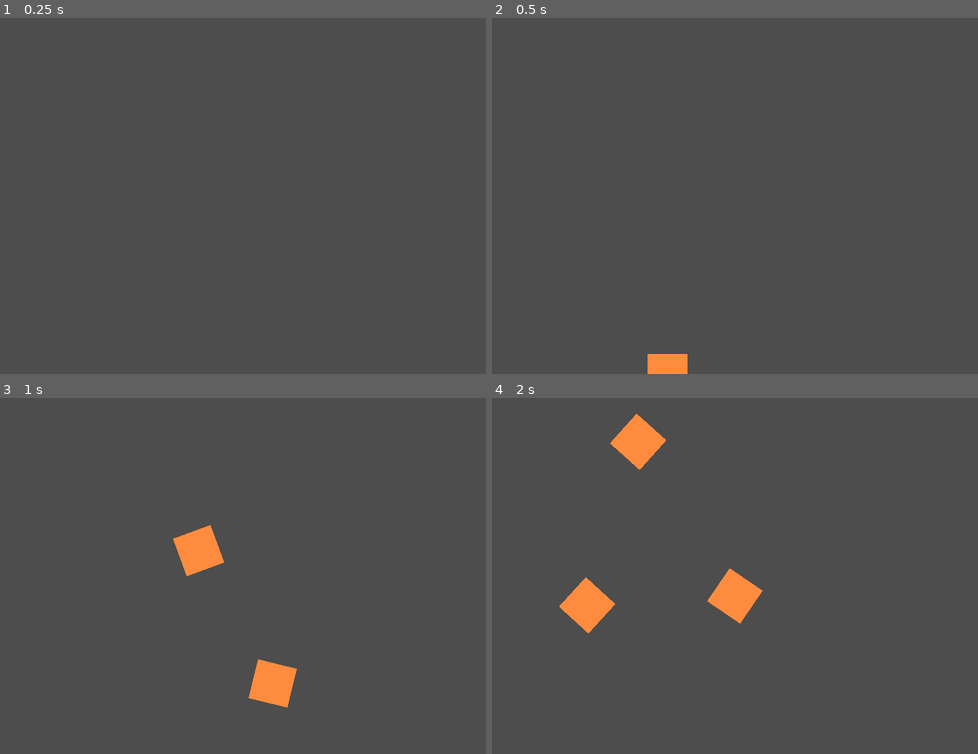
Above: before the commit, frames 1-4 (two rows, left to right).
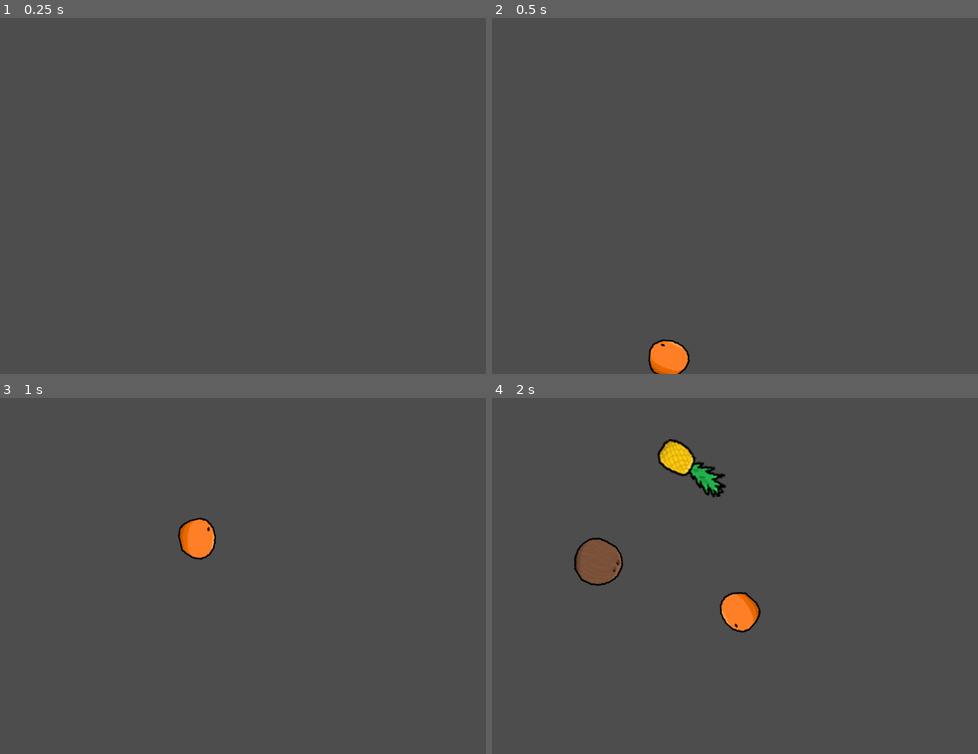
Above: after the commit, the same moments.

Repository: leafcabral/leafs-arcade
Game: Godot game, scene res://main/game_root.tscn
Two runs of this game, one before a commit and one after it. Both use one fixed random seed, a clock stepped at 60 frames per second and the inputs below.
Inputs (mouse positions are in pixels of both pictures, inside the frame that each line leads up to):
- Up to frame 1 (0.25 s): no input
- Up to frame 2 (0.5 s): no input
- Up to frame 3 (1 s): move the mouse to (354, 547) at 0.52 s
- Up to frame 4 (2 s): move the mouse to (637, 586) at 1.27 s

Frame 1 is identical in both runs. In frame 2, 0.5% of the frame differs, in the area x 32-41%, y 90-100%; in frame 3, 1.7%; in frame 4, 4.8%, in the area x 13-56%, y 4-67%.

Commit message:
feat(fruit_ninja): add fruit sprites
Create custom resource FruitSpriteData for each fruit.

Create fruits sprites and its resources.

Diff:
--- a/4-fruit-ninja/entities/fruit/fruit.gd
+++ b/4-fruit-ninja/entities/fruit/fruit.gd
@@ -8,14 +8,20 @@
 const AVG_SPEED := 300.0
 const MAX_ANGLE_DELTA := PI / 3
 
-var is_sliced := false
+@export var sprite_data: FruitSpriteData
+@export var is_sliced := false
+
+var sprite_half_num: int
 
 @onready var viewport_size := get_viewport_rect().size
 
 
 func _ready() -> void:
 	if not is_sliced:
+		$Sprite2D.texture = sprite_data.full
 		launch()
+	else:
+		$Sprite2D.texture = sprite_data.halfs[sprite_half_num]
 
 
 func launch() -> void:
@@ -45,6 +51,5 @@
 func _on_area_2d_area_entered(area: Area2D) -> void:
 	if area.is_in_group("Player"):
 		$Area2D.queue_free()
-		$Sprite2D.modulate = Color.AQUA
 		is_sliced = true
 		sliced.emit(self)
--- a/4-fruit-ninja/entities/fruit/fruit.tscn
+++ b/4-fruit-ninja/entities/fruit/fruit.tscn
@@ -22,10 +22,11 @@
 script = ExtResource("1_cv02n")
 
 [node name="Sprite2D" type="Sprite2D" parent="."]
+scale = Vector2(1.2, 1.2)
 texture = SubResource("GradientTexture2D_cv02n")
 
 [node name="VisibleOnScreenNotifier2D" type="VisibleOnScreenNotifier2D" parent="."]
-rect = Rect2(-32, -32, 64, 64)
+rect = Rect2(-64, -64, 128, 128)
 
 [node name="Area2D" type="Area2D" parent="."]
 collision_layer = 2
--- a/4-fruit-ninja/entities/fruit/fruit_manager.gd
+++ b/4-fruit-ninja/entities/fruit/fruit_manager.gd
@@ -7,6 +7,8 @@
 signal fruits_depleted
 
 const FRUIT := preload("uid://6rsron8monuy")
+
+@export var sprite_datas: Array[FruitSpriteData]
 
 var fruits: Array[Fruit] = []
 var fruit_timers: Array[float] = []
@@ -26,6 +28,7 @@
 	for i in amount:
 		var fruit := FRUIT.instantiate()
 		fruit.position = get_random_position()
+		fruit.sprite_data = sprite_datas.pick_random()
 
 		fruits.append(fruit)
 		fruit.connect("exited_screen", _on_fruit_exited_screen)
@@ -60,8 +63,9 @@
 
 
 func _on_fruit_sliced(fruit: Fruit) -> void:
-	var other_sliced_fruit := fruit.duplicate()
-	other_sliced_fruit.linear_velocity.x *= -1
-	other_sliced_fruit.linear_velocity.y += randfn(0, 200)
-	other_sliced_fruit.is_sliced = true
-	call_deferred("add_child", other_sliced_fruit)
+	for i in 2:
+		var fruit_slice := fruit.duplicate()
+		fruit_slice.linear_velocity.x *= [-1, 1][i]
+		fruit_slice.sprite_half_num = i
+		call_deferred("add_child", fruit_slice)
+	erase_fruit(fruit)
--- /dev/null
+++ b/4-fruit-ninja/entities/fruit/fruit_sprite_data.gd
@@ -0,0 +1,5 @@
+class_name FruitSpriteData
+extends Resource
+
+@export var full: CompressedTexture2D
+@export var halfs: Array[CompressedTexture2D]
--- /dev/null
+++ b/4-fruit-ninja/entities/fruit/types/apple.tres
@@ -0,0 +1,12 @@
+[gd_resource type="Resource" script_class="FruitSpriteData" load_steps=5 format=3 uid="uid://cclr3xwvyu4te"]
+
+[ext_resource type="Texture2D" uid="uid://cn2kkar11plyj" path="res://entities/fruit/types/sprites/apple-full.png" id="1_2ig2h"]
+[ext_resource type="Texture2D" uid="uid://cj0k8dmequm68" path="res://entities/fruit/types/sprites/apple-half-1.png" id="2_cto0q"]
+[ext_resource type="Texture2D" uid="uid://cb4f64u3jomj7" path="res://entities/fruit/types/sprites/apple-half-2.png" id="3_tel53"]
+[ext_resource type="Script" uid="uid://cmyijexk5nwjg" path="res://entities/fruit/fruit_sprite_data.gd" id="4_us85x"]
+
+[resource]
+script = ExtResource("4_us85x")
+full = ExtResource("1_2ig2h")
+halfs = Array[CompressedTexture2D]([ExtResource("3_tel53"), ExtResource("2_cto0q")])
+metadata/_custom_type_script = "uid://cmyijexk5nwjg"
--- /dev/null
+++ b/4-fruit-ninja/entities/fruit/types/banana.tres
@@ -0,0 +1,12 @@
+[gd_resource type="Resource" script_class="FruitSpriteData" load_steps=5 format=3 uid="uid://cj4sw67dnxi0w"]
+
+[ext_resource type="Texture2D" uid="uid://c16q78ybibbvv" path="res://entities/fruit/types/sprites/banana-full.png" id="1_f4csq"]
+[ext_resource type="Script" uid="uid://cmyijexk5nwjg" path="res://entities/fruit/fruit_sprite_data.gd" id="1_vce7s"]
+[ext_resource type="Texture2D" uid="uid://t8436ylp2jqe" path="res://entities/fruit/types/sprites/banana-half-2.png" id="2_yvfcy"]
+[ext_resource type="Texture2D" uid="uid://e5wq2o4phok7" path="res://entities/fruit/types/sprites/banana-half-1.png" id="3_nrbag"]
+
+[resource]
+script = ExtResource("1_vce7s")
+full = ExtResource("1_f4csq")
+halfs = Array[CompressedTexture2D]([ExtResource("2_yvfcy"), ExtResource("3_nrbag")])
+metadata/_custom_type_script = "uid://cmyijexk5nwjg"
--- /dev/null
+++ b/4-fruit-ninja/entities/fruit/types/bomb.tres
@@ -0,0 +1,9 @@
+[gd_resource type="Resource" script_class="FruitSpriteData" load_steps=3 format=3 uid="uid://chbpmnknkyl3s"]
+
+[ext_resource type="Texture2D" uid="uid://psufnpn2jiu6" path="res://entities/fruit/types/sprites/bomb.png" id="1_3xpuc"]
+[ext_resource type="Script" uid="uid://cmyijexk5nwjg" path="res://entities/fruit/fruit_sprite_data.gd" id="1_c4iec"]
+
+[resource]
+script = ExtResource("1_c4iec")
+full = ExtResource("1_3xpuc")
+metadata/_custom_type_script = "uid://cmyijexk5nwjg"
--- /dev/null
+++ b/4-fruit-ninja/entities/fruit/types/coconut.tres
@@ -0,0 +1,12 @@
+[gd_resource type="Resource" script_class="FruitSpriteData" load_steps=5 format=3 uid="uid://bnqlntbttwqo5"]
+
+[ext_resource type="Texture2D" uid="uid://btf8vpyr7e1cd" path="res://entities/fruit/types/sprites/coconut-full.png" id="1_4fft0"]
+[ext_resource type="Script" uid="uid://cmyijexk5nwjg" path="res://entities/fruit/fruit_sprite_data.gd" id="1_i3766"]
+[ext_resource type="Texture2D" uid="uid://cc6n33fa75fpv" path="res://entities/fruit/types/sprites/coconut-half-1.png" id="2_3vdh5"]
+[ext_resource type="Texture2D" uid="uid://bfqk20rnuwoaq" path="res://entities/fruit/types/sprites/coconut-half-2.png" id="3_3q32y"]
+
+[resource]
+script = ExtResource("1_i3766")
+full = ExtResource("1_4fft0")
+halfs = Array[CompressedTexture2D]([ExtResource("3_3q32y"), ExtResource("2_3vdh5")])
+metadata/_custom_type_script = "uid://cmyijexk5nwjg"
--- /dev/null
+++ b/4-fruit-ninja/entities/fruit/types/orange.tres
@@ -0,0 +1,12 @@
+[gd_resource type="Resource" script_class="FruitSpriteData" load_steps=5 format=3 uid="uid://b55su3h4yc4c8"]
+
+[ext_resource type="Texture2D" uid="uid://chwud0dmipig8" path="res://entities/fruit/types/sprites/orange-full.png" id="1_31kfa"]
+[ext_resource type="Texture2D" uid="uid://dlnw6t8uok548" path="res://entities/fruit/types/sprites/orange-half-1.png" id="2_xcfim"]
+[ext_resource type="Texture2D" uid="uid://dnjxseaygq1nk" path="res://entities/fruit/types/sprites/orange-half-2.png" id="3_o206g"]
+[ext_resource type="Script" uid="uid://cmyijexk5nwjg" path="res://entities/fruit/fruit_sprite_data.gd" id="4_7sivp"]
+
+[resource]
+script = ExtResource("4_7sivp")
+full = ExtResource("1_31kfa")
+halfs = Array[CompressedTexture2D]([ExtResource("3_o206g"), ExtResource("2_xcfim")])
+metadata/_custom_type_script = "uid://cmyijexk5nwjg"
--- /dev/null
+++ b/4-fruit-ninja/entities/fruit/types/pineapple.tres
@@ -0,0 +1,12 @@
+[gd_resource type="Resource" script_class="FruitSpriteData" load_steps=5 format=3 uid="uid://bbc83fdly4wqt"]
+
+[ext_resource type="Texture2D" uid="uid://dgrqbp84w2fn6" path="res://entities/fruit/types/sprites/pineapple-full.png" id="1_lpe2p"]
+[ext_resource type="Texture2D" uid="uid://cg3b4d6l3jjr2" path="res://entities/fruit/types/sprites/pineapple-half-2.png" id="2_htqex"]
+[ext_resource type="Texture2D" uid="uid://b77wj8qwsj2x" path="res://entities/fruit/types/sprites/pineapple-half1.png" id="3_83cgy"]
+[ext_resource type="Script" uid="uid://cmyijexk5nwjg" path="res://entities/fruit/fruit_sprite_data.gd" id="4_uhsy0"]
+
+[resource]
+script = ExtResource("4_uhsy0")
+full = ExtResource("1_lpe2p")
+halfs = Array[CompressedTexture2D]([ExtResource("2_htqex"), ExtResource("3_83cgy")])
+metadata/_custom_type_script = "uid://cmyijexk5nwjg"
--- a/4-fruit-ninja/main/game_root.tscn
+++ b/4-fruit-ninja/main/game_root.tscn
@@ -1,8 +1,14 @@
-[gd_scene load_steps=5 format=3 uid="uid://ckefh8ijiavng"]
+[gd_scene load_steps=11 format=3 uid="uid://ckefh8ijiavng"]
 
 [ext_resource type="PackedScene" uid="uid://b3vlxe62crhsp" path="res://entities/player/player.tscn" id="1_oc7al"]
 [ext_resource type="Script" uid="uid://c7uw7yawvgcly" path="res://main/game_world.gd" id="1_sd42p"]
 [ext_resource type="Script" uid="uid://308svwjg04wa" path="res://entities/fruit/fruit_manager.gd" id="2_mf5tn"]
+[ext_resource type="Script" uid="uid://cmyijexk5nwjg" path="res://entities/fruit/fruit_sprite_data.gd" id="4_5ki0c"]
+[ext_resource type="Resource" uid="uid://cclr3xwvyu4te" path="res://entities/fruit/types/apple.tres" id="4_ruu41"]
+[ext_resource type="Resource" uid="uid://b55su3h4yc4c8" path="res://entities/fruit/types/orange.tres" id="6_0lrfc"]
+[ext_resource type="Resource" uid="uid://cj4sw67dnxi0w" path="res://entities/fruit/types/banana.tres" id="7_50ijx"]
+[ext_resource type="Resource" uid="uid://bnqlntbttwqo5" path="res://entities/fruit/types/coconut.tres" id="8_d0ffj"]
+[ext_resource type="Resource" uid="uid://bbc83fdly4wqt" path="res://entities/fruit/types/pineapple.tres" id="9_yhd5o"]
 
 [sub_resource type="Curve2D" id="Curve2D_sd42p"]
 _data = {
@@ -20,6 +26,7 @@
 [node name="FruitManager" type="Path2D" parent="GameWorld"]
 curve = SubResource("Curve2D_sd42p")
 script = ExtResource("2_mf5tn")
+sprite_datas = Array[ExtResource("4_5ki0c")]([ExtResource("4_ruu41"), ExtResource("7_50ijx"), ExtResource("8_d0ffj"), ExtResource("6_0lrfc"), ExtResource("9_yhd5o")])
 
 [connection signal="fruits_depleted" from="GameWorld/FruitManager" to="GameWorld" method="_on_fruit_manager_fruits_depleted"]
 [connection signal="spawn_cooldown_finished" from="GameWorld/FruitManager" to="GameWorld" method="_on_fruit_manager_spawn_cooldown_finished"]
Not shown, added: 4-fruit-ninja/entities/fruit/fruit_sprite_data.gd.uid
Binary file added: 4-fruit-ninja/entities/fruit/types/sprites/apple-full.png
Not shown, added: 4-fruit-ninja/entities/fruit/types/sprites/apple-full.png.import
Binary file added: 4-fruit-ninja/entities/fruit/types/sprites/apple-half-1.png
Not shown, added: 4-fruit-ninja/entities/fruit/types/sprites/apple-half-1.png.import
Binary file added: 4-fruit-ninja/entities/fruit/types/sprites/apple-half-2.png
Not shown, added: 4-fruit-ninja/entities/fruit/types/sprites/apple-half-2.png.import
Binary file added: 4-fruit-ninja/entities/fruit/types/sprites/banana-full.png
Not shown, added: 4-fruit-ninja/entities/fruit/types/sprites/banana-full.png.import
Binary file added: 4-fruit-ninja/entities/fruit/types/sprites/banana-half-1.png
Not shown, added: 4-fruit-ninja/entities/fruit/types/sprites/banana-half-1.png.import
Binary file added: 4-fruit-ninja/entities/fruit/types/sprites/banana-half-2.png
(and 21 more such lines)
